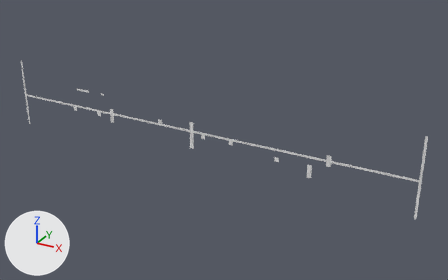
One commit to the OBJ model Assets/Tiled2Unity/Meshes/Tutorial_PilastriSoloFissi.obj: the scene before it, then after it.
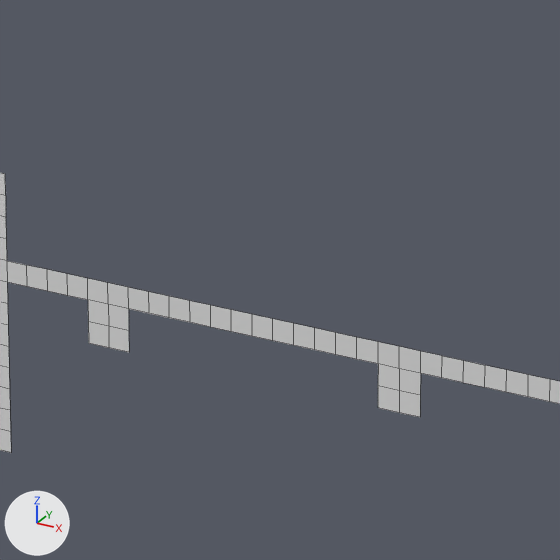
Each version is shown whole from a camera (50 mm lens) standing at (18.1, -112.3, 46.3) and looking at (-45.2, 2.7, -11.2), then close up on the part from 43% to 55% of the width and 38% to 57% of the height. The axes (+X, +Y, +Z) are drawn at lower left. The lights are the same throughout. The close-ups show mesh edges as thin lines. Where no turn or scale is listed for an object, it has been applied to the vertices.

The scene before the commit, as lines of its bpy script (objects in view):
```python
me_tutorial_pilastrisolofissi = bpy.data.meshes.new('Tutorial_PilastriSoloFissi')
me_tutorial_pilastrisolofissi.from_pydata(...)  # 696 vertices, 362 faces; spans x -104.4..0.0, y 0.0, z -17.9..0.0
# before: 277 (-41.5, 0.0, -9.7) at pixel (420, 373), 278 (-41.5, 0.0, -9.2) at pixel (420, 351), 279 (-42.0, 0.0, -9.7) at pixel (399, 368), 280 (-42.0, 0.0, -9.2) at pixel (399, 346), 281 (-42.5, 0.0, -9.7) at pixel (378, 363)
# before: 282 (-42.5, 0.0, -9.2) at pixel (378, 341), 305 (-48.6, 0.0, -9.7) at pixel (128, 308), 306 (-48.6, 0.0, -9.2) at pixel (128, 287), 307 (-49.2, 0.0, -9.7) at pixel (108, 304), 308 (-49.2, 0.0, -9.2) at pixel (107, 282)
# before: 309 (-49.7, 0.0, -9.7) at pixel (87, 299), 310 (-49.7, 0.0, -9.2) at pixel (87, 278), 453 (-41.5, 0.0, -10.2) at pixel (420, 395), 454 (-42.0, 0.0, -10.2) at pixel (399, 390), 455 (-42.5, 0.0, -10.2) at pixel (377, 385)
# before: 456 (-48.6, 0.0, -10.2) at pixel (128, 330), 457 (-49.2, 0.0, -10.2) at pixel (108, 326), 458 (-49.7, 0.0, -10.2) at pixel (88, 321), 478 (-41.5, 0.0, -10.8) at pixel (420, 417), 479 (-42.0, 0.0, -10.8) at pixel (399, 412)
# before: 480 (-42.5, 0.0, -10.8) at pixel (377, 407), 481 (-48.6, 0.0, -10.8) at pixel (129, 352), 482 (-49.2, 0.0, -10.8) at pixel (108, 347), 483 (-49.7, 0.0, -10.8) at pixel (88, 343)
ob_tutorial_pilastrisolofissi = bpy.data.objects.new('Tutorial_PilastriSoloFissi', me_tutorial_pilastrisolofissi)
ob_tutorial_pilastrisolofissi.location = (0.0, 0.0, 0.0)
```
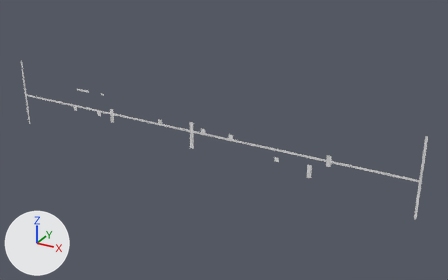
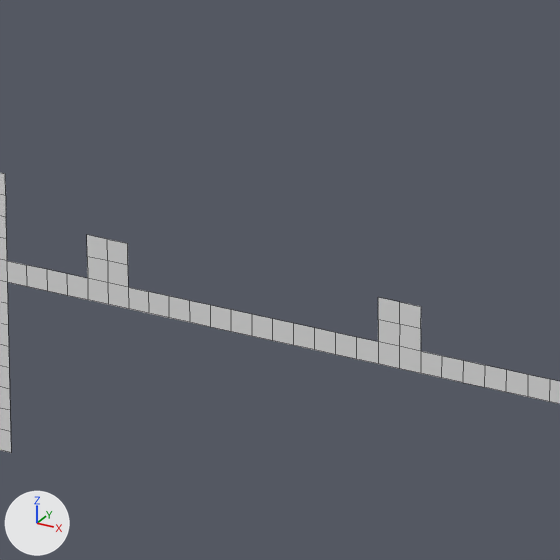
Boxes (x1, y1, x2, y2) around the edits, measured in the close-ups (560 x 560 px; the box of a moved part takes in the faces that stretch with it):
part 1 of me_tutorial_pilastrisolofissi, moved or reshaped
    before: (88, 300, 421, 417)
    after: (87, 235, 421, 351)

Edits to the bpy script that builds the scene:
```text
Change me_tutorial_pilastrisolofissi:
    where me_tutorial_pilastrisolofissi.from_pydata(...)  # 696 vertices, 362 faces; spans x -104.4..0.0, y 0.0, z -17.9..0.0
    used by ob_tutorial_pilastrisolofissi; location = (0.0, 0.0, 0.0)
    verts and faces of me_tutorial_pilastrisolofissi; kept vertices keep their numbers, new ones are numbered from 696
    me_tutorial_pilastrisolofissi part 1
    add delete_vertices([*range(453, 459), *range(478, 484)])  # with the faces that use them
    add for new, old in zip([*range(696, 702)], [278, 280, 282, 306, 308, 310]): verts[new] = verts[old] + (0.0, 0.0, 0.5)
    add for new, old in zip([*range(702, 708)], [*range(696, 702)]): verts[new] = verts[old] + (0.0, 0.0, 0.5)
    add faces += [(278, 280, 697, 696), (280, 282, 698, 697), (306, 308, 700, 699), (308, 310, 701, 700), (696, 697, 703, 702), (697, 698, 704, 703)]
    add faces += [(699, 700, 706, 705), (700, 701, 707, 706)]
```
